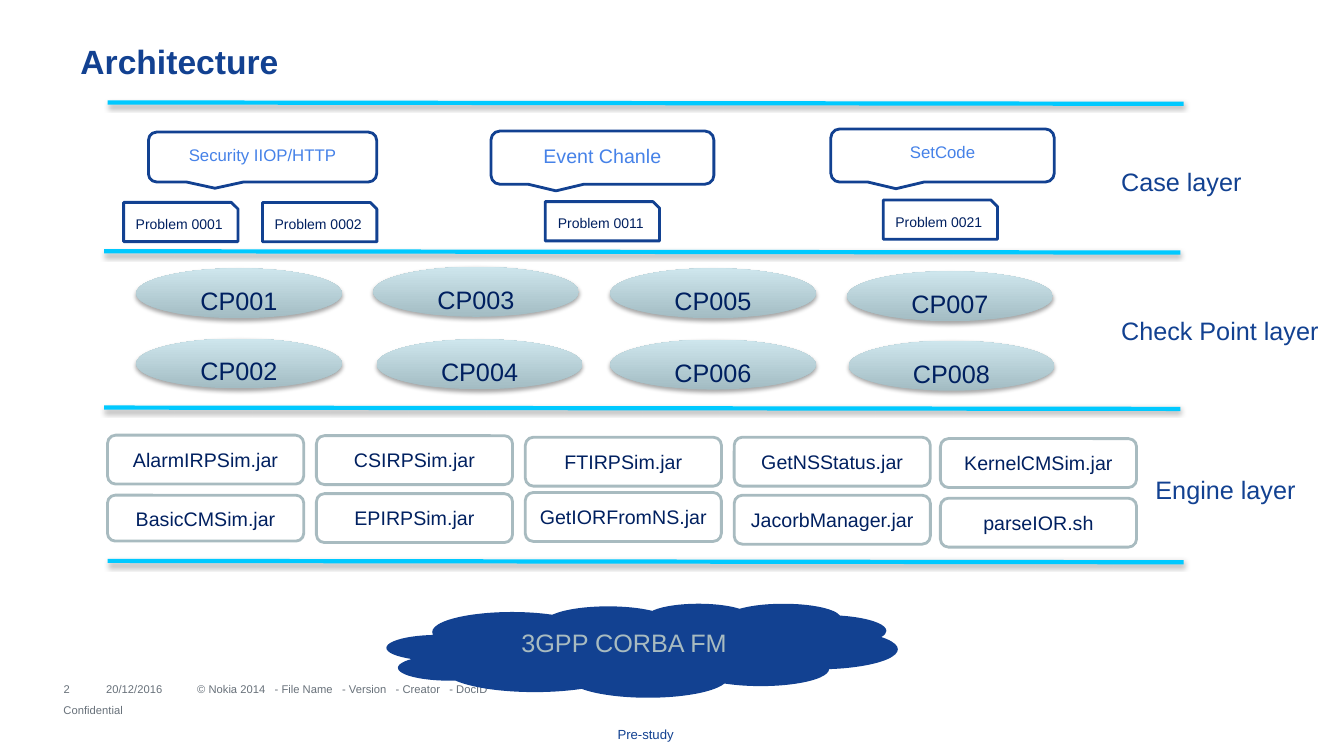
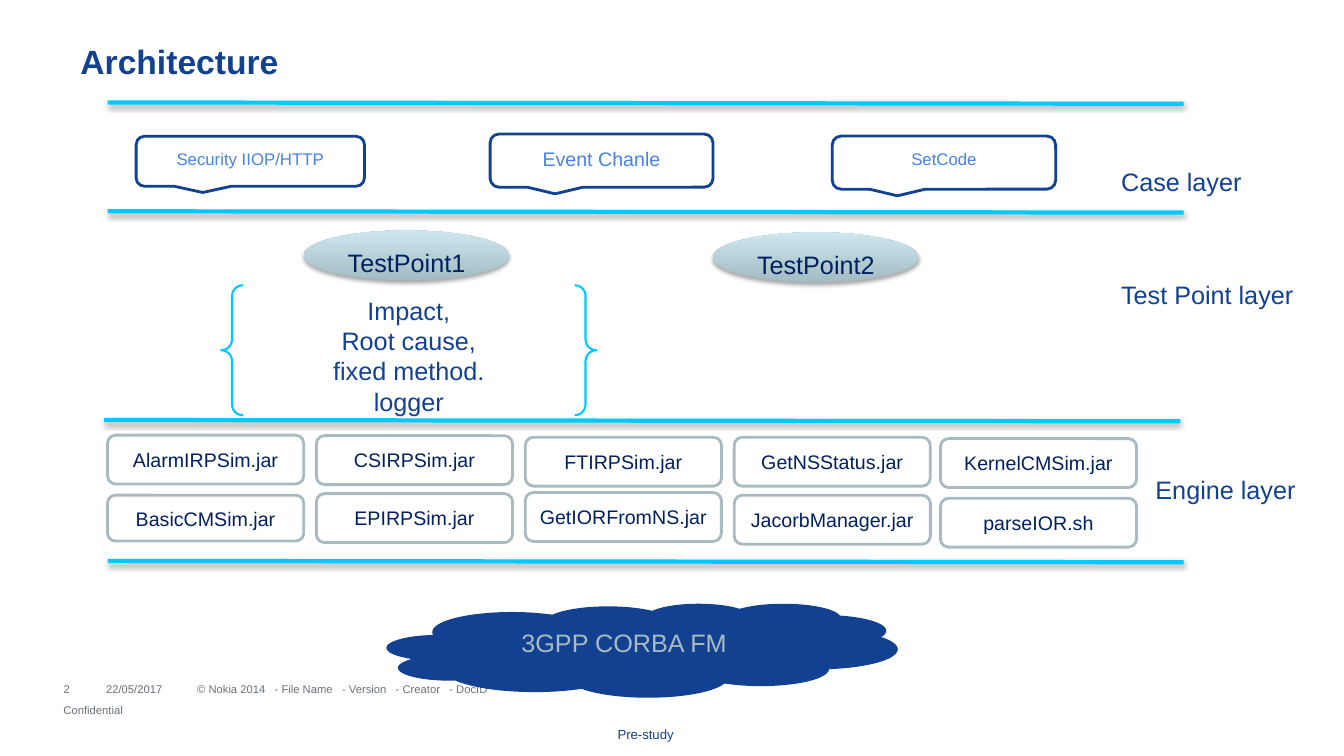
Before and after one commit to gaoxiaofeng/troubleShooting, a slide deck: slide 2 of troubleshooting.pptx. Drawn at 1344x756 pixels with LibreOffice and Linux fonts; fonts in the diff are those of the drawing; background and template pictures are left out. Boxes give left, top, right and bottom in pixels: in the first picture for what was removed or moved away, otherwise in the second. Text is boxed around its words. In the diff, an @@ line names an element or a change of style, - is before the commit and + after.

```diff
--- a/troubleshooting.pptx
+++ b/troubleshooting.pptx
@@ rounded speech box "Security IIOP/HTTP": place and size @@
-rounded speech box "Security IIOP/HTTP" at [148,132,376,182]
+rounded speech box "Security IIOP/HTTP" at [136,136,364,187]
@@ rounded speech box "SetCode": place and size @@
-rounded speech box "SetCode" at [831,129,1055,182]
+rounded speech box "SetCode" at [833,136,1057,190]
@@ snip rect removed at [124,203,238,242] @@
-Problem 0001
@@ snip rect removed at [263,203,377,242] @@
-Problem 0002
@@ snip rect removed at [545,202,659,241] @@
-Problem 0011
@@ snip rect removed at [883,200,997,239] @@
-Problem 0021
@@ line moved from (104, 251) - (1181, 253) to (108, 212) - (1184, 213) @@
@@ ellipse "TestPoint1": place and size @@
-ellipse "TestPoint1" at [136,268,342,319]
+ellipse "TestPoint1" at [303,231,509,281]
@@ ellipse added at [713,233,919,283], fill gradient #A4BDC4 to #CEE7EE, 18 pt, text #002060 @@
+TestPoint2
@@ text in ellipse at [348,254,466,273]: text changed @@
-CP001
+TestPoint1
@@ ellipse removed at [373,267,579,318] @@
-CP003
@@ ellipse removed at [610,268,816,319] @@
-CP005
@@ brace pair added at [221,285,596,415], outline #00C9FF 1.5 pt, 18 pt, text #124191 @@
+Impact,
+Root cause,
+fixed method.
+logger
@@ ellipse removed at [847,271,1053,322] @@
-CP007
@@ text at [1121,285,1294,310]: text changed @@
-Check Point layer
+Test Point layer
@@ ellipse removed at [136,339,342,389] @@
-CP002
@@ ellipse removed at [377,340,583,390] @@
-CP004
@@ ellipse removed at [610,340,816,390] @@
-CP006
@@ ellipse removed at [849,341,1055,391] @@
-CP008
@@ line moved from (104, 407) - (1181, 409) to (104, 420) - (1181, 421) @@
@@ text at [106,685,162,693]: text changed @@
-20/12/2016
+22/05/2017
```
Also in this commit, not shown: 5 other slides changed, 3 slides added, 1 slide removed, 5 other files.
